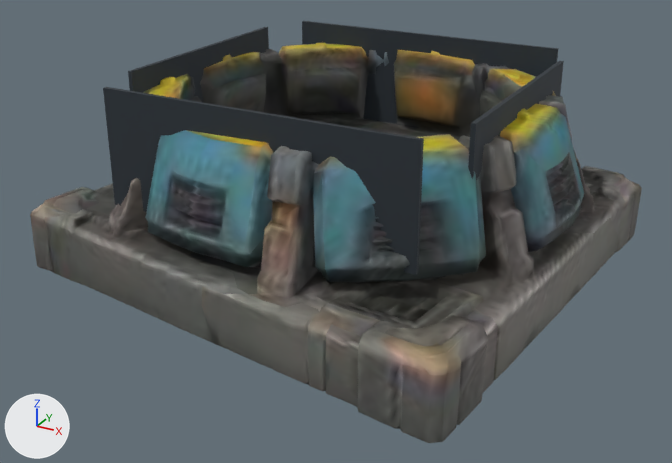
Renders of the glTF model public/assets/buildings/crater/crater.glb from each side of a commit.
Both versions are drawn from a camera (50 mm lens) standing at (0.785, -1.466, 0.766) and looking at (0.009, -0.055, 0.06). Every picture has the same lights, and +X, +Y and +Z are marked at lower left. The first picture is the older version.

Objects in the first picture: 'SM_LOD', 'SM_Rim_Back_Backing', 'SM_Rim_Front_Backing', 'SM_Rim_Left_Backing', 'SM_Rim_Right', 'SM_Rim_Right_Backing'.
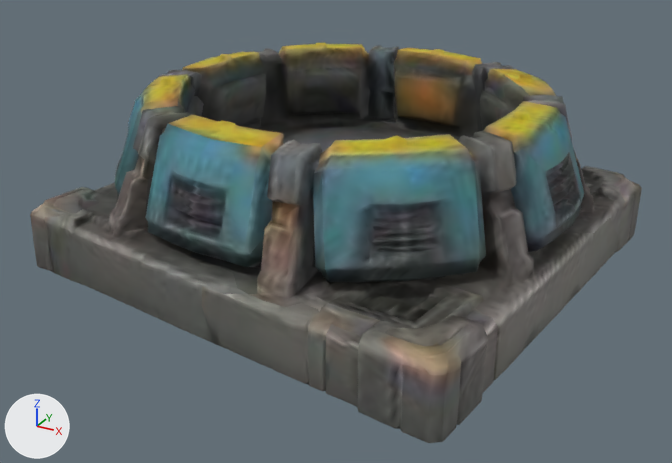
Pixel boxes (x1, y1, x2, y2) of what changed, in the pictures (672 x 463 px):
'SM_Rim_Front_Backing', deleted
    before: (103, 87, 424, 275)
'SM_Rim_Back_Backing', deleted
    before: (302, 21, 559, 128)
'SM_Rim_Left_Backing', deleted
    before: (128, 27, 269, 102)
'SM_Rim_Right_Backing', deleted
    before: (468, 61, 564, 180)

The change in detail:
Object 'SM_Rim_Back_Backing' (ob_sm_rim_back_backing) is deleted.
Object 'SM_Rim_Front_Backing' (ob_sm_rim_front_backing) is deleted.
Object 'SM_Rim_Left_Backing' (ob_sm_rim_left_backing) is deleted.
Object 'SM_Rim_Right_Backing' (ob_sm_rim_right_backing) is deleted.
